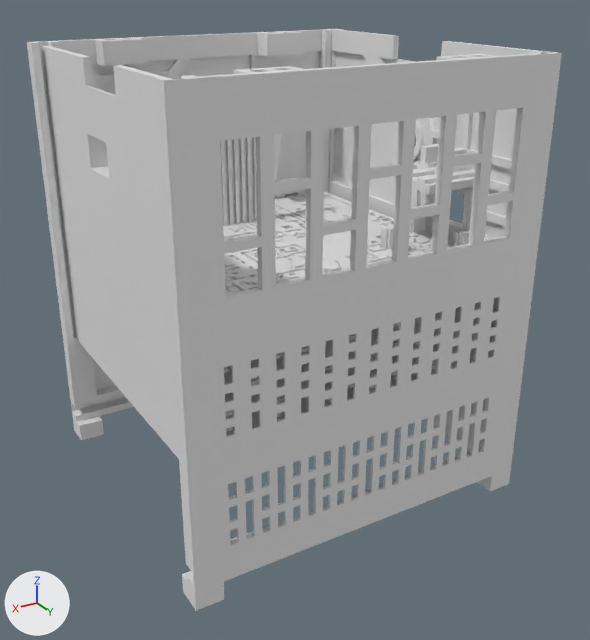
A saved change to the Blender file garbage-amp/combined/combined.blend.
Before and after are seen from a 50 mm camera at (56.8, 177.7, 51.5) aimed at (-45.0, 8.1, -33.3). Arrows for +X, +Y and +Z are at lower left; the lights stay in place.

Names of what the first picture shows: 'Back', 'Battery-Holder', 'Front', 'Left', 'Pcb', 'Right'.
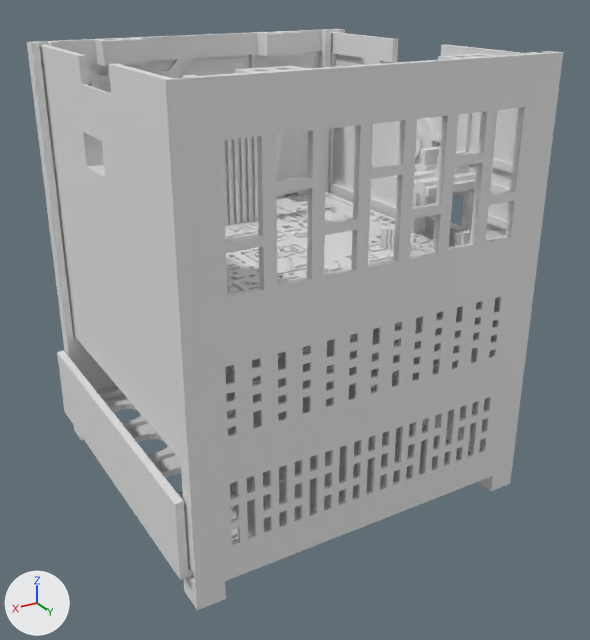
Commit message: Updated combined model

Changed parts and their boxes [x1, y1, x2, y2] in the pictures (590 x 640 px):
'Back', moved
    before: [154, 51, 562, 611]
    after: [156, 51, 563, 610]
'Right', moved
    before: [42, 46, 179, 459]
    after: [39, 45, 180, 459]
'Left', moved
    before: [327, 29, 547, 449]
    after: [329, 32, 526, 449]
'Battery-Door', added
    after: [57, 351, 460, 580]

The change, as a list of edits to the scene's bpy script:
```text
Add me_battery_door:
    me_battery_door.from_pydata(...)  # 870 vertices, 1752 faces; spans x -1.0..85.0, y -5.0..81.0, z 0.0..19.8
Change ob_right:
    ob_right.location: (-0.2, 41.6, -74.5) -> (0.4, 40.5, -74.2)
Change ob_left:
    ob_left.location: (-88.0, -39.0, -73.3) -> (-88.4, -39.7, -74.2)
Change ob_back:
    ob_back.location: (1.1, 45.8, -72.6) -> (0.8, 45.9, -72.5)
Add ob_battery_door:
    ob_battery_door = bpy.data.objects.new('Battery-Door', me_battery_door)
    ob_battery_door.location = (0.3, -41.7, -70.8)
    ob_battery_door.rotation_euler = (0.0, 0.0, 1.571)  # degrees (0, 0, 90)
```
